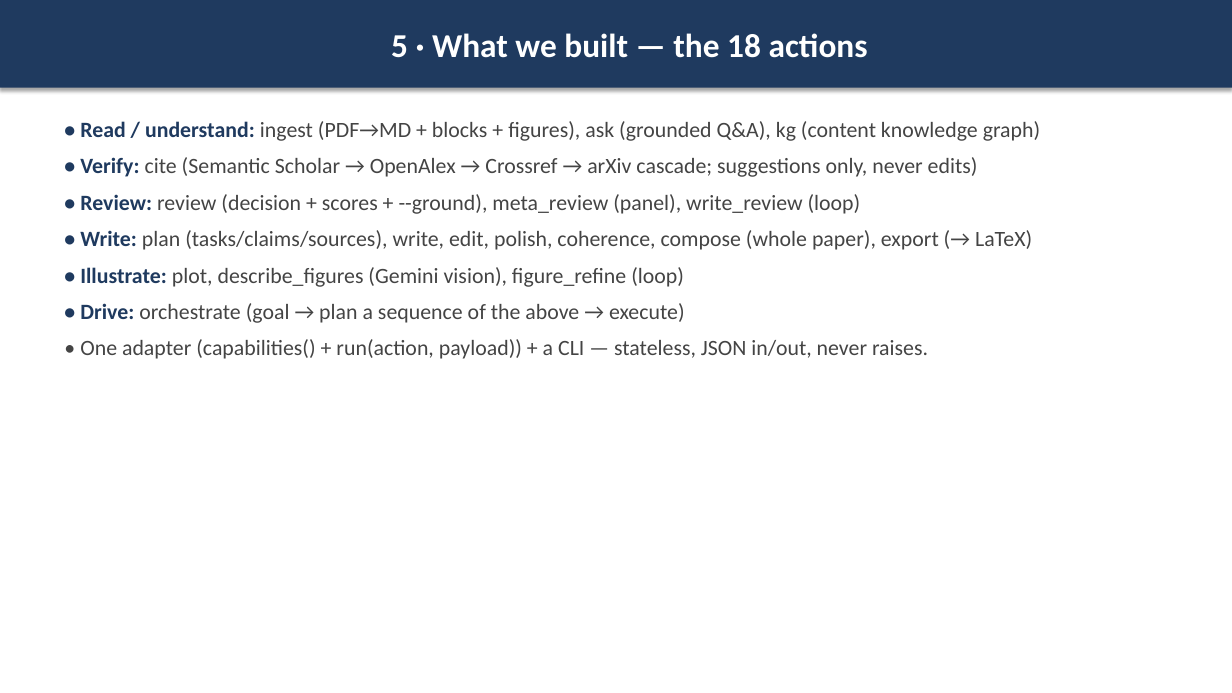
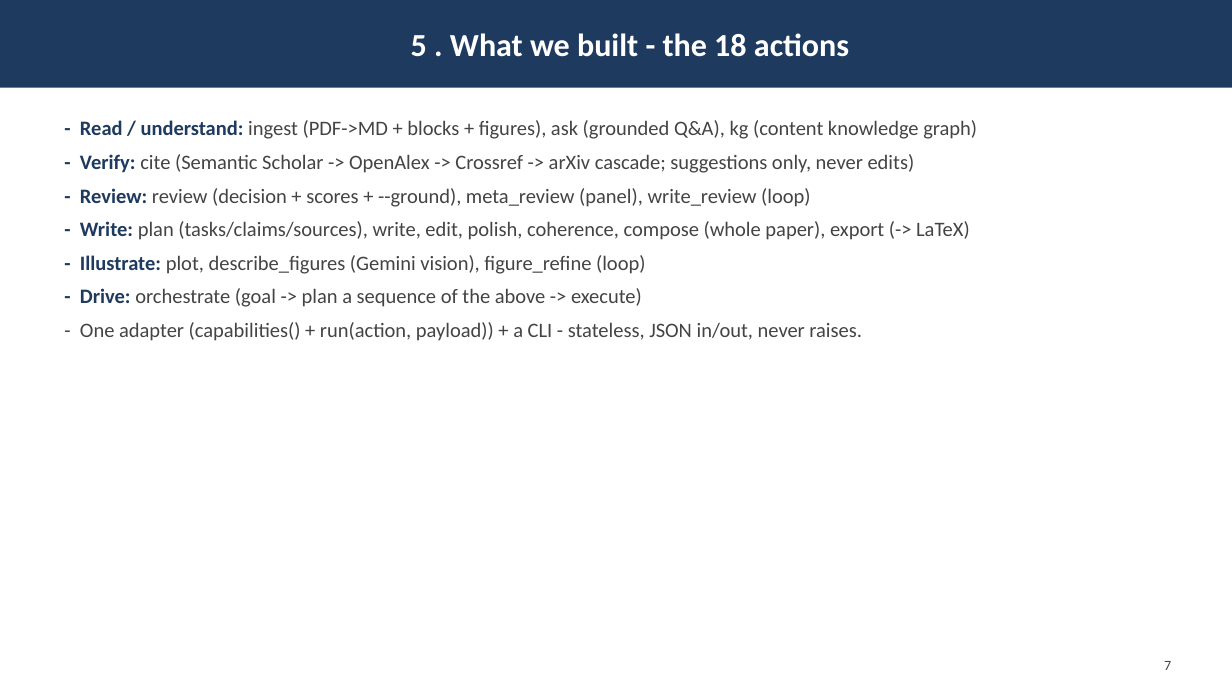
Before and after one commit to iowarp/clio-author, a slide deck: slide 8 of docs/AUTHOR.pptx (slide 6 before the commit). Drawn at 1232x693 pixels with LibreOffice and Linux fonts; fonts in the diff are those of the drawing. Boxes give left, top, right and bottom in pixels: in the first picture for what was removed or moved away, otherwise in the second. Text is boxed around its words. In the diff, an @@ line names an element or a change of style, - is before the commit and + after.

```diff
--- a/docs/AUTHOR.pptx
+++ b/docs/AUTHOR.pptx
@@ rectangle "5 . What we built ..." at bbox=[0, 0, 1232, 88]: shadow off @@
@@ text in rectangle at bbox=[411, 33, 849, 57]: text changed; size 26 to 25 pt @@
-5 · What we built — the 18 actions
+5 . What we built - the 18 actions
@@ text at bbox=[80, 120, 977, 341]: text changed; size 17 to 16 pt @@
-• Read / understand: ingest (PDF→MD + blocks + figures), ask (grounded Q&A), kg (content knowledge graph)
-• Verify: cite (Semantic Scholar → OpenAlex → Crossref → arXiv cascade; suggestions only, never edits)
-• Review: review (decision + scores + --ground), meta_review (panel), write_review (loop)
-• Write: plan (tasks/claims/sources), write, edit, polish, coherence, compose (whole paper), export (→ LaTeX)
-• Illustrate: plot, describe_figures (Gemini vision), figure_refine (loop)
-• Drive: orchestrate (goal → plan a sequence of the above → execute)
-• One adapter (capabilities() + run(action, payload)) + a CLI — stateless, JSON in/out, never raises.
+- Read / understand: ingest (PDF->MD + blocks + figures), ask (grounded Q&A), kg (content knowledge graph)
+- Verify: cite (Semantic Scholar -> OpenAlex -> Crossref -> arXiv cascade; suggestions only, never edits)
+- Review: review (decision + scores + --ground), meta_review (panel), write_review (loop)
+- Write: plan (tasks/claims/sources), write, edit, polish, coherence, compose (whole paper), export (-> LaTeX)
+- Illustrate: plot, describe_figures (Gemini vision), figure_refine (loop)
+- Drive: orchestrate (goal -> plan a sequence of the above -> execute)
+- One adapter (capabilities() + run(action, payload)) + a CLI - stateless, JSON in/out, never raises.
@@ text added at bbox=[1164, 661, 1171, 670], 11 pt, text #444444 @@
+7
```
Also in this commit, not shown: 10 other slides changed, 2 slides added, 3 other files.
